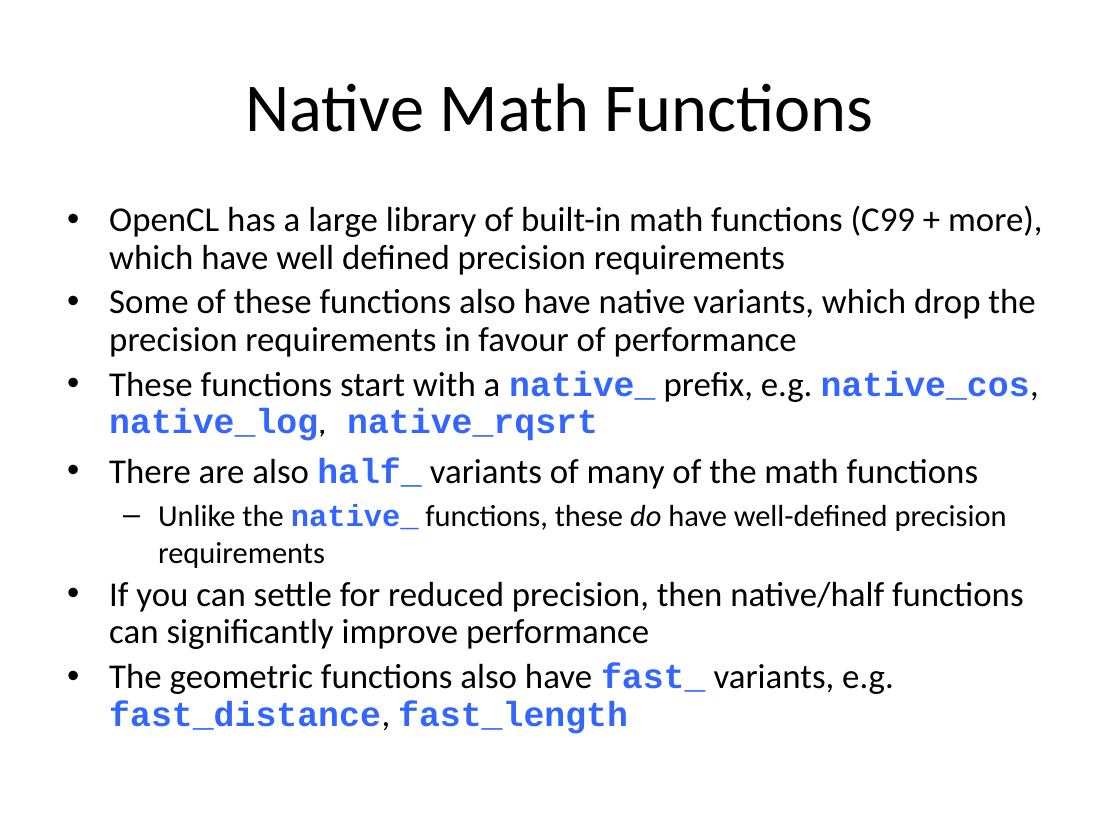
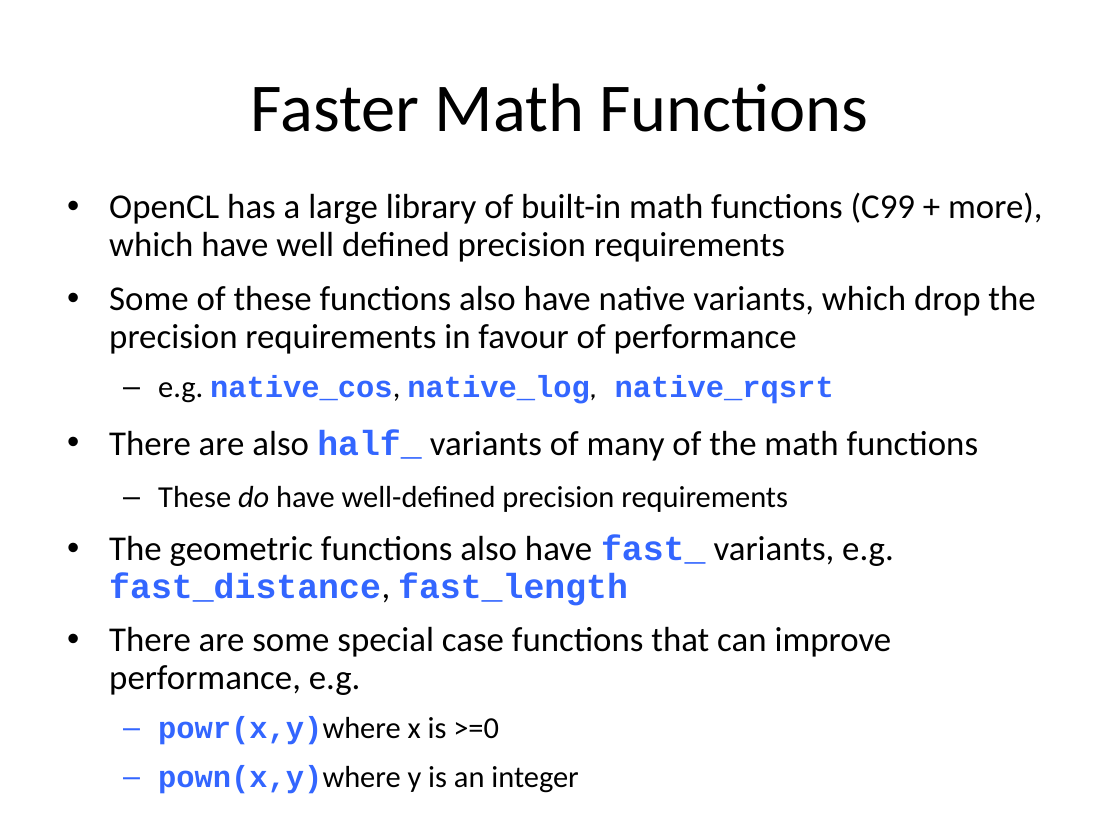
Before and after one commit to UoB-HPC/opencl-training-code, a slide deck: slide 76 of slides/advanced_part3.pptx. Drawn at 1120x840 pixels with LibreOffice and Linux fonts; fonts in the diff are those of the drawing. Boxes give left, top, right and bottom in pixels: in the first picture for what was removed or moved away, otherwise in the second. Text is boxed around its words. In the diff, an @@ line names an element or a change of style, - is before the commit and + after.

```diff
--- a/slides/advanced_part3.pptx
+++ b/slides/advanced_part3.pptx
@@ title at (x1=251, y1=83, x2=868, y2=132): text changed @@
-Native Math Functions
+Faster Math Functions
@@ text "OpenCL has a large library ..." moved from (x1=109, y1=205, x2=1043, y2=734) to (x1=109, y1=192, x2=1043, y2=794) @@
@@ text at (x1=109, y1=192, x2=1043, y2=606): more space between paragraphs @@
@@ text at (x1=158, y1=375, x2=834, y2=404): text changed; size 22.4 to 19.6 pt @@
-• These functions start with a native_ prefix, e.g. native_cos, native_log, native_rqsrt
+  – e.g. native_cos, native_log, native_rqsrt
@@ text at (x1=158, y1=486, x2=788, y2=512): text changed; size 22.4 to 19.6 pt @@
-  – Unlike the native_ functions, these do have well-defined precision requirements
-• If you can settle for reduced precision, then native/half functions can significantly improve performance
+  – These do have well-defined precision requirements
@@ text at (x1=109, y1=626, x2=892, y2=794): paragraphs added @@
+• There are some special case functions that can improve performance, e.g.
+  – powr(x,y)where x is >=0
+  – pown(x,y)where y is an integer
```
Also in this commit, not shown: 31 other slides changed.
